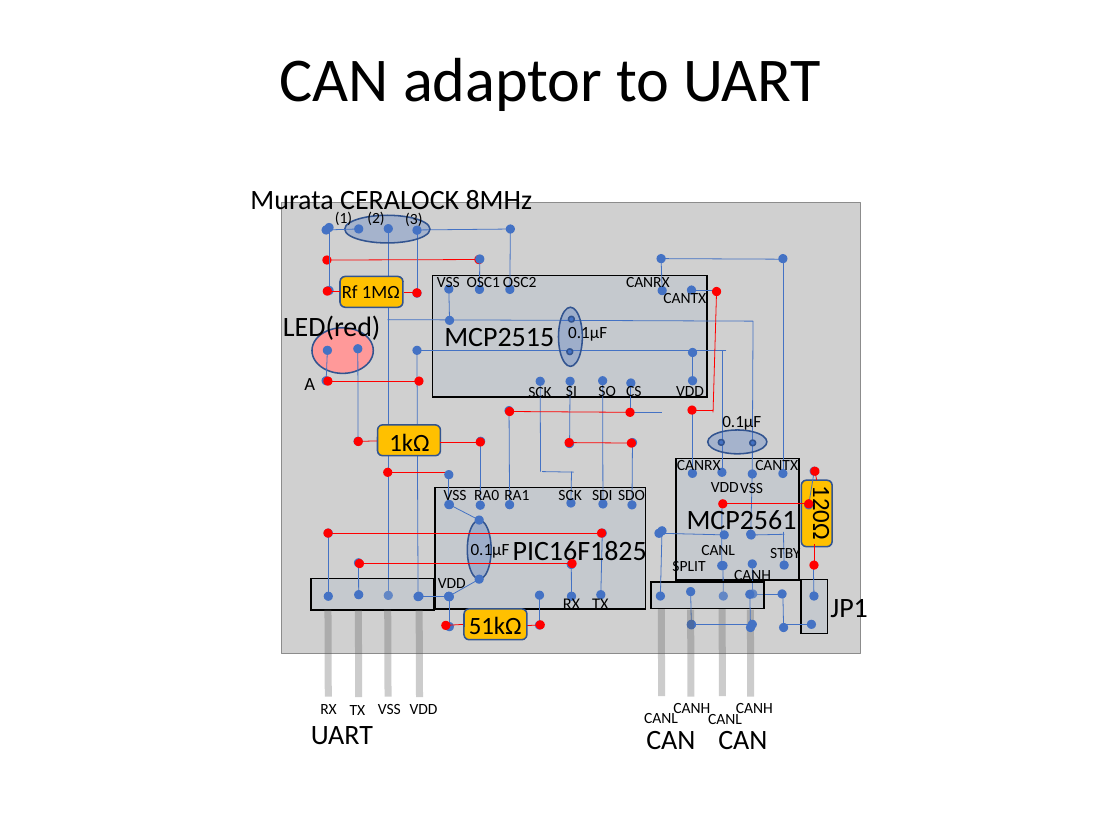
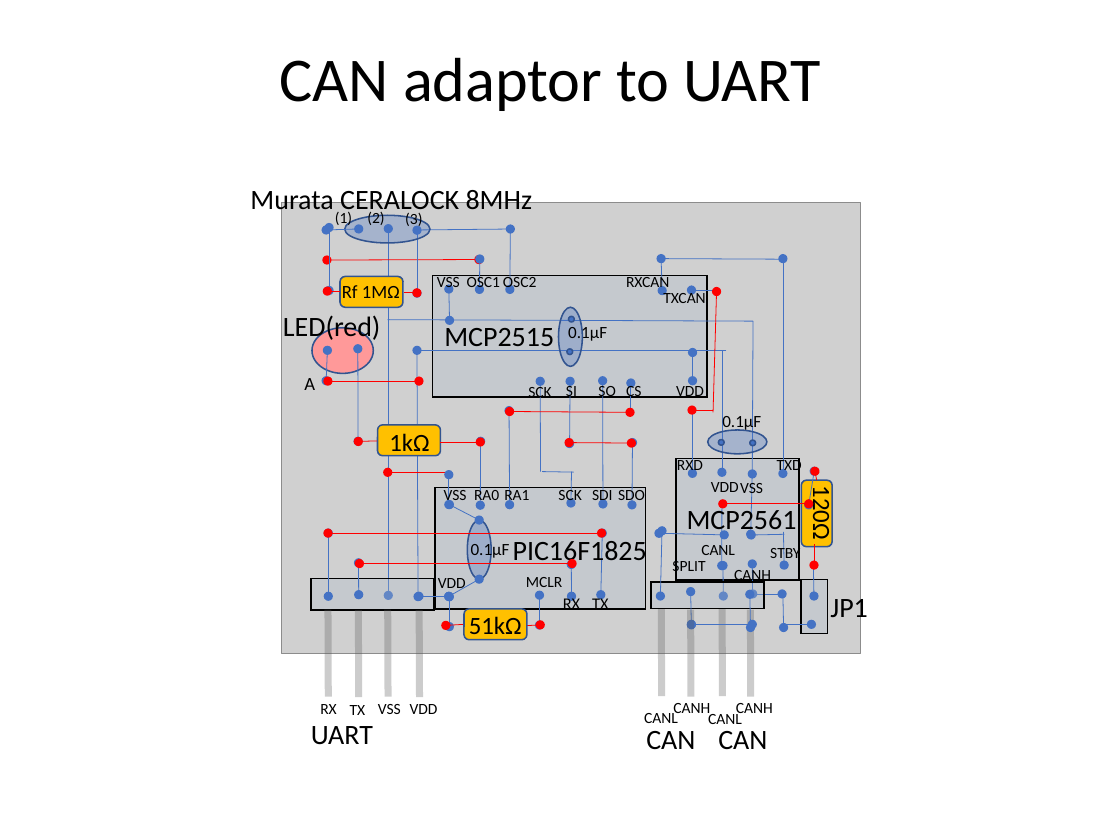
Before and after one commit to araobp/can-bus, a slide deck: slide 1 of doc/universal_board.pptx. Drawn at 1120x840 pixels with LibreOffice and Linux fonts; fonts in the diff are those of the drawing; grey boxes stand for pictures. Boxes give left, top, right and bottom in pixels: in the first picture for what was removed or moved away, otherwise in the second. Text is boxed around its words. In the diff, an @@ line names an element or a change of style, - is before the commit and + after.

```diff
--- a/doc/universal_board.pptx
+++ b/doc/universal_board.pptx
@@ text at [626,274,669,292]: text changed @@
-CANRX
+RXCAN
@@ text at [663,290,705,303]: text changed @@
-CANTX
+TXCAN
@@ line removed from (632, 412) to (662, 412) @@
@@ text at [677,457,703,475]: text changed @@
-CANRX
+RXD
@@ text at [777,457,802,475]: text changed @@
-CANTX
+TXD
@@ text added at [526,577,562,592], 10 pt, text #000000 @@
+MCLR
```
Also in this commit, not shown: 1 other file.
